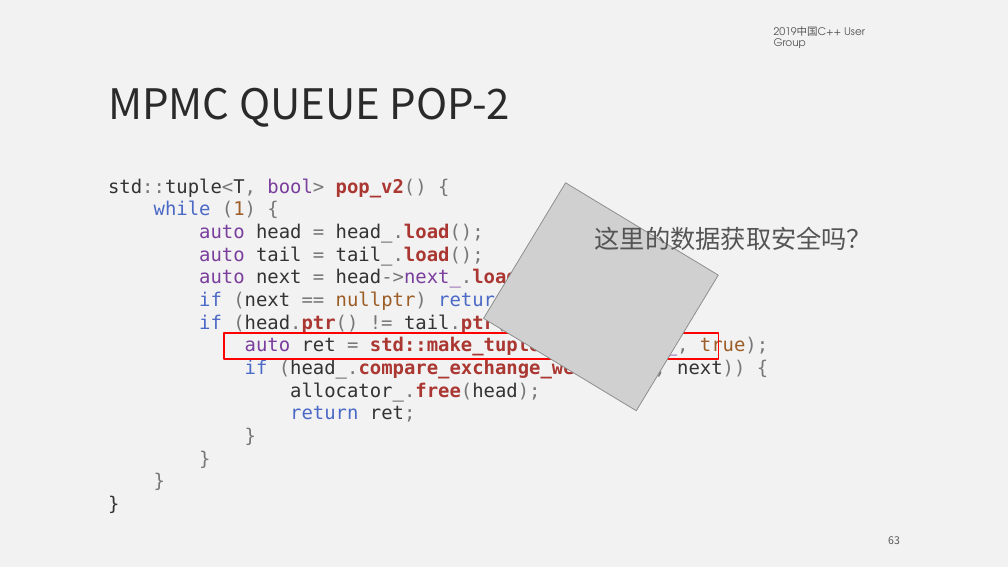
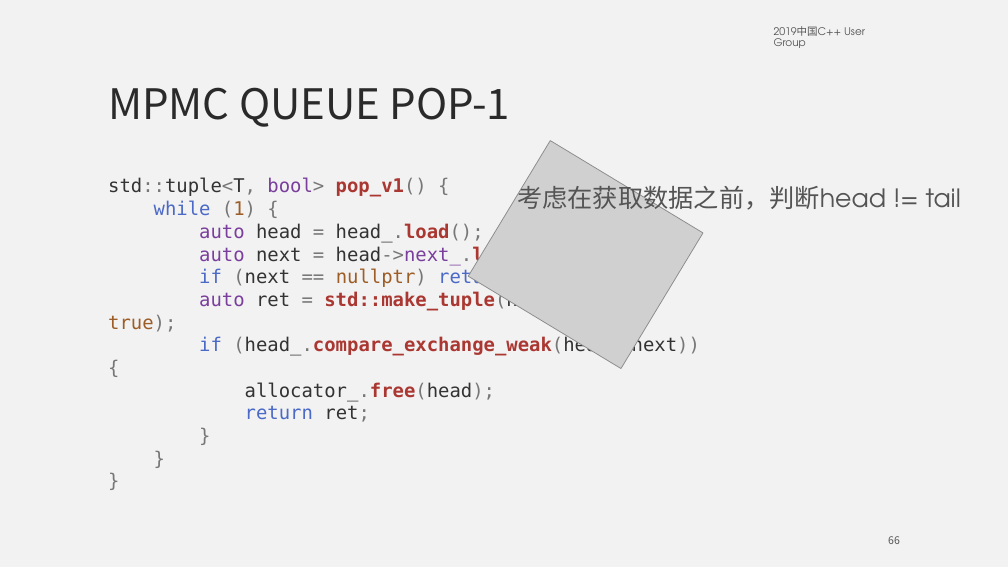
Before and after one commit to mutouyun/lock-free-queue, a slide deck: slide 66 of lock-free.pptx (slide 63 before the commit). Drawn at 1008x567 pixels with LibreOffice and Linux fonts; fonts in the diff are those of the drawing; grey boxes stand for pictures. Boxes give left, top, right and bottom in pixels: in the first picture for what was removed or moved away, otherwise in the second. Text is boxed around its words. In the diff, an @@ line names an element or a change of style, - is before the commit and + after.

Commit message:
update

```diff
--- a/lock-free.pptx
+++ b/lock-free.pptx
@@ title at (x1=108, y1=87, x2=511, y2=127): text changed @@
-MPMC QUEUE POP-2
+MPMC QUEUE POP-1
@@ picture moved from (x1=484, y1=183, x2=719, y2=411) to (x1=468, y1=141, x2=703, y2=369) @@
@@ text at (x1=108, y1=177, x2=700, y2=422): paragraph removed @@
-}
@@ text at (x1=108, y1=177, x2=427, y2=197): text changed @@
-std::tuple<T, bool> pop_v2() {
+std::tuple<T, bool> pop_v1() {
@@ text added at (x1=517, y1=182, x2=961, y2=215), 24 pt, text #545454 @@
+考虑在获取数据之前，判断head != tail
@@ text removed at (x1=595, y1=222, x2=872, y2=255) @@
-这里的数据获取安全吗？
@@ text at (x1=199, y1=246, x2=484, y2=266): paragraph removed @@
-auto tail = tail_.load();
@@ text at (x1=199, y1=314, x2=529, y2=334): paragraph removed @@
-if (head.ptr() != tail.ptr()) {
@@ rectangle removed at (x1=224, y1=333, x2=718, y2=359) @@
@@ page number at (x1=888, y1=536, x2=900, y2=544): text changed @@
-63
+66
```
Also in this commit, not shown: 12 other slides changed, 4 slides added.
